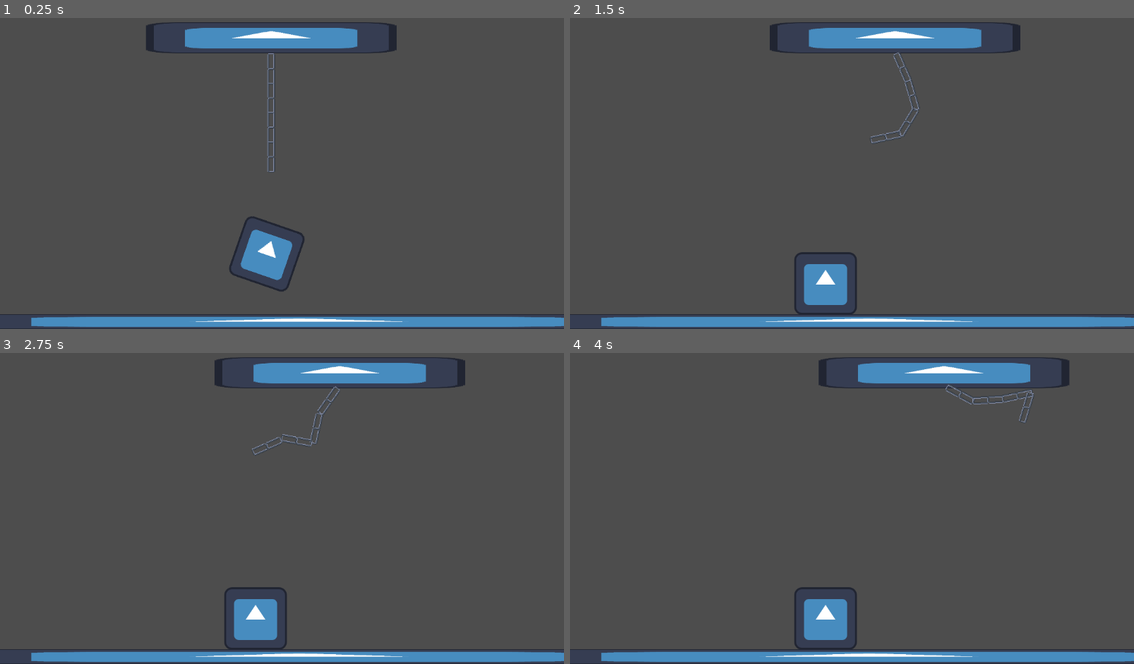
Above: before the commit, frames 1-4 (two rows, left to right).
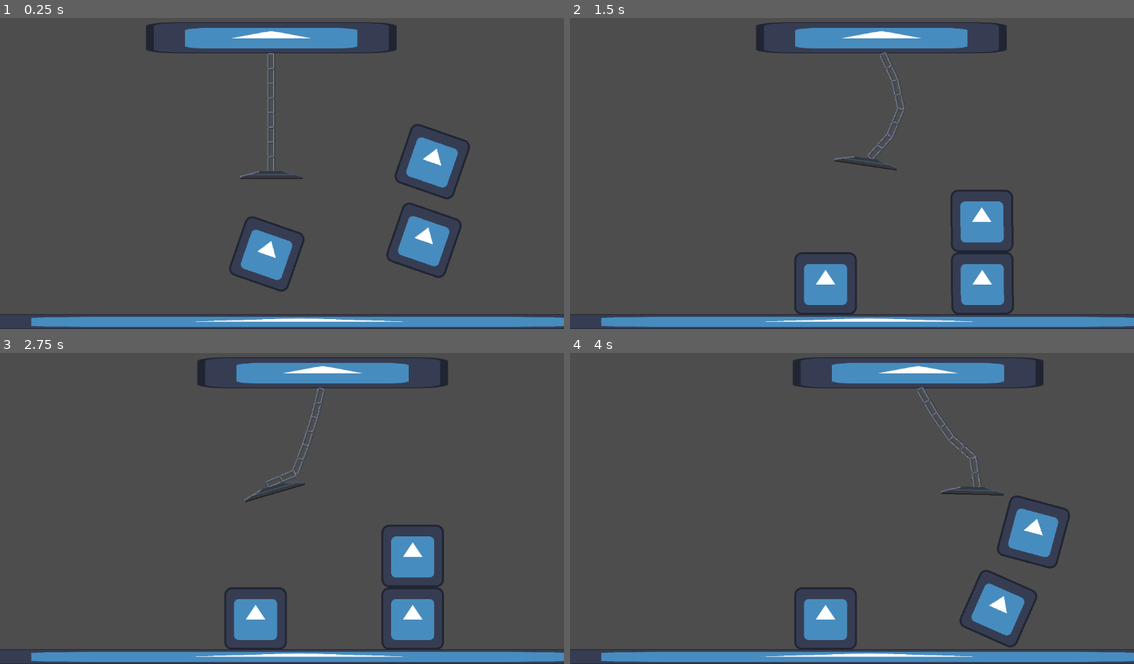
Above: after the commit, the same moments.

Repository: nanodeath/tippy-towers
Game: Godot game, scene res://game.tscn
Same seed, same stepped clock (60 frames per second), same inputs: the game is played once before the commit and once after it. The engine's default icon, where the game draws it, is replaced by a stand-in: a white triangle on a blue panel in a dark square.
Inputs:
- Up to frame 1 (0.25 s): no input
- Up to frame 2 (1.5 s): hold D (move_right) 0.53-1.28 s; hold A (move_left) from 1.28 s (still down)
- Up to frame 3 (2.75 s): release A (move_left) at 2.03 s; hold D (move_right) from 2.03 s (still down)
- Up to frame 4 (4 s): release D (move_right) at 3.53 s; hold A (move_left) from 3.53 s (still down)

The runs differ from the first frame. In frame 1, 2.8% of the frame differs, in the area x 42-84%, y 34-84%; in frame 2, 4.1%; in frame 3, 4.2%; in frame 4, 4.5%, in the area x 39-89%, y 1-95%.

Commit message:
Magnet.

Diff:
--- a/tippy-towers/game.tscn
+++ b/tippy-towers/game.tscn
@@ -24,6 +24,8 @@
 [node name="Block" type="RigidBody2D" parent="."]
 position = Vector2(545, 466)
 rotation = 0.332925
+collision_layer = 2
+collision_mask = 3
 
 [node name="Sprite" type="Sprite2D" parent="Block"]
 texture = ExtResource("1_qfxxw")
@@ -31,5 +33,29 @@
 [node name="CollisionShape2D" type="CollisionShape2D" parent="Block"]
 shape = SubResource("RectangleShape2D_kanau")
 
+[node name="Block2" type="RigidBody2D" parent="."]
+position = Vector2(866, 438)
+rotation = 0.332925
+collision_layer = 2
+collision_mask = 3
+
+[node name="Sprite" type="Sprite2D" parent="Block2"]
+texture = ExtResource("1_qfxxw")
+
+[node name="CollisionShape2D" type="CollisionShape2D" parent="Block2"]
+shape = SubResource("RectangleShape2D_kanau")
+
+[node name="Block3" type="RigidBody2D" parent="."]
+position = Vector2(883, 277)
+rotation = 0.332925
+collision_layer = 2
+collision_mask = 3
+
+[node name="Sprite" type="Sprite2D" parent="Block3"]
+texture = ExtResource("1_qfxxw")
+
+[node name="CollisionShape2D" type="CollisionShape2D" parent="Block3"]
+shape = SubResource("RectangleShape2D_kanau")
+
 [node name="Crane" parent="." instance=ExtResource("2_j786l")]
 position = Vector2(554, 52)
--- a/tippy-towers/project.godot
+++ b/tippy-towers/project.godot
@@ -30,6 +30,11 @@
 ]
 }
 
+[layer_names]
+
+2d_physics/layer_1="Player"
+2d_physics/layer_2="Junk"
+
 [rendering]
 
 textures/canvas_textures/default_texture_filter=0
--- a/tippy-towers/scenes/chain_link.tscn
+++ b/tippy-towers/scenes/chain_link.tscn
@@ -7,6 +7,8 @@
 
 [node name="ChainLink" type="RigidBody2D"]
 position = Vector2(0, 29)
+mass = 10.0
+angular_damp = 4.0
 
 [node name="Sprite" type="Sprite2D" parent="."]
 texture = ExtResource("1_bo6su")
--- a/tippy-towers/scenes/crane.tscn
+++ b/tippy-towers/scenes/crane.tscn
@@ -1,16 +1,24 @@
-[gd_scene load_steps=5 format=3 uid="uid://d2ytku27cc5of"]
+[gd_scene load_steps=8 format=3 uid="uid://d2ytku27cc5of"]
 
 [ext_resource type="Script" path="res://scripts/crane.gd" id="1_dp2g1"]
 [ext_resource type="Texture2D" uid="uid://p5f1hvknc1bl" path="res://icon.svg" id="2_curog"]
 [ext_resource type="PackedScene" uid="uid://tlivsympbxyw" path="res://scenes/chain_link.tscn" id="3_1rkxp"]
+[ext_resource type="Texture2D" uid="uid://lh2e6lwh838u" path="res://art/magnet.png" id="4_ge2jl"]
 
 [sub_resource type="RectangleShape2D" id="RectangleShape2D_aahc5"]
 size = Vector2(512, 64)
 
+[sub_resource type="RectangleShape2D" id="RectangleShape2D_0eb5c"]
+size = Vector2(128, 16)
+
+[sub_resource type="RectangleShape2D" id="RectangleShape2D_mjl0t"]
+size = Vector2(128, 36)
+
 [node name="Crane" type="CharacterBody2D"]
+collision_mask = 3
 motion_mode = 1
 script = ExtResource("1_dp2g1")
-speed = 200
+speed = 150
 
 [node name="Sprite" type="Sprite2D" parent="."]
 scale = Vector2(4, 0.5)
@@ -45,6 +53,35 @@
 [node name="ChainLink4" parent="." instance=ExtResource("3_1rkxp")]
 position = Vector2(0, 244)
 
+[node name="ConnectionToNext" parent="ChainLink4" index="2"]
+node_b = NodePath("../../Magnet")
+
+[node name="Magnet" type="RigidBody2D" parent="."]
+position = Vector2(0, 281)
+collision_mask = 3
+mass = 5.0
+max_contacts_reported = 10
+contact_monitor = true
+angular_damp = 10.0
+
+[node name="Sprite" type="Sprite2D" parent="Magnet"]
+texture = ExtResource("4_ge2jl")
+
+[node name="MainShape" type="CollisionShape2D" parent="Magnet"]
+shape = SubResource("RectangleShape2D_0eb5c")
+
+[node name="GravityZone" type="Area2D" parent="Magnet"]
+collision_mask = 2
+gravity_space_override = 1
+gravity_point_center = Vector2(0, -1)
+gravity_direction = Vector2(0, -1)
+gravity = 2000.0
+
+[node name="CollisionShape2D" type="CollisionShape2D" parent="Magnet/GravityZone"]
+position = Vector2(0, 26)
+shape = SubResource("RectangleShape2D_mjl0t")
+
 [editable path="ChainLink"]
 [editable path="ChainLink2"]
 [editable path="ChainLink3"]
+[editable path="ChainLink4"]
Binary file added: tippy-towers/art/magnet.aseprite
Binary file added: tippy-towers/art/magnet.png
Not shown, added: tippy-towers/art/magnet.png.import
